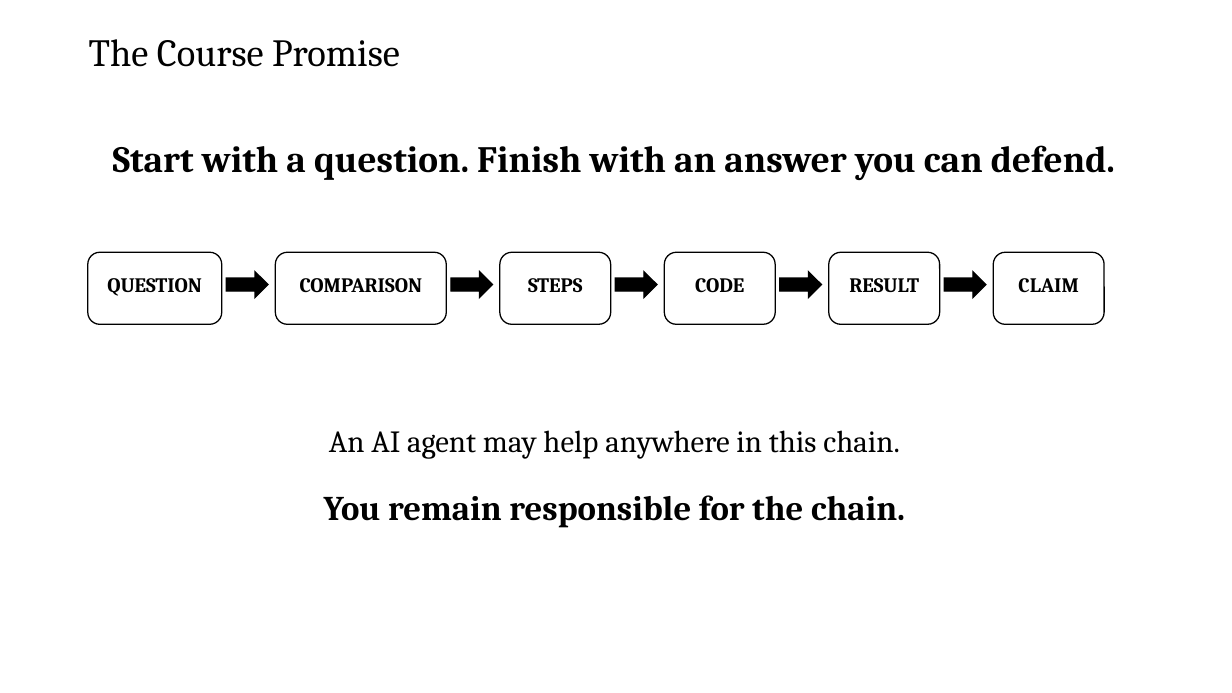
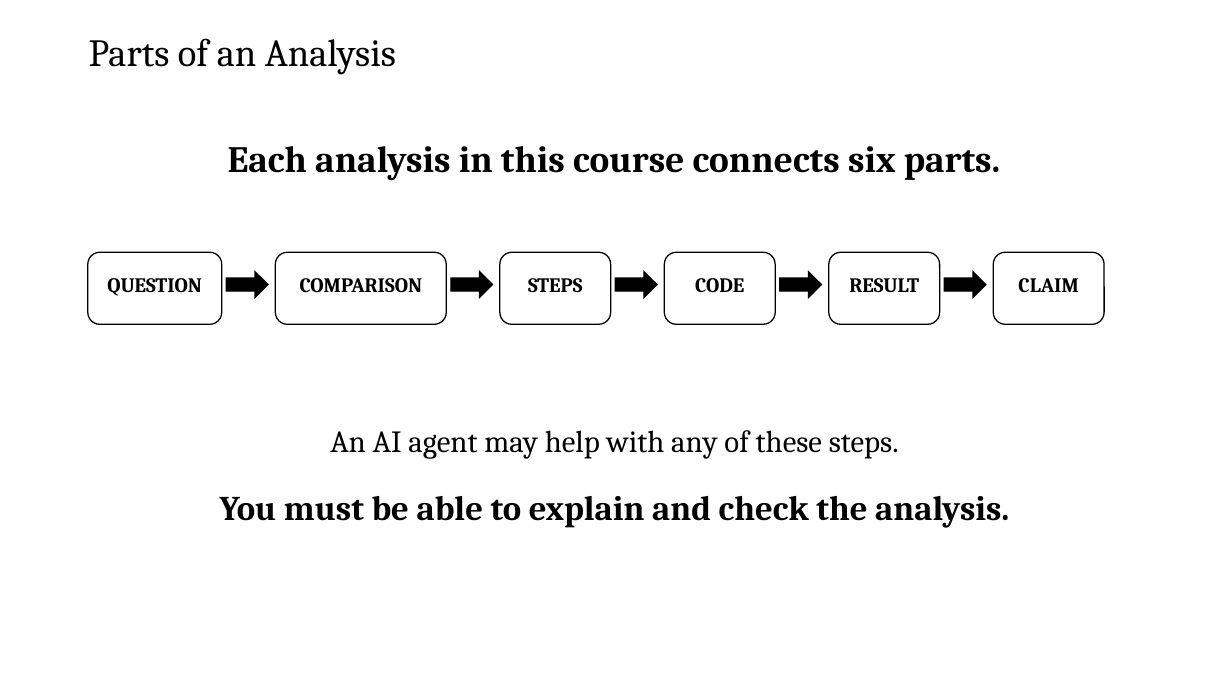
Before and after one commit to zjelveh/zjelveh.github.io, a slide deck: slide 4 of files/ccjs418e_fall2026/lecture_1.pptx. Drawn at 1232x693 pixels with LibreOffice and Linux fonts; fonts in the diff are those of the drawing. Boxes give left, top, right and bottom in pixels: in the first picture for what was removed or moved away, otherwise in the second. Text is boxed around its words. In the diff, an @@ line names an element or a change of style, - is before the commit and + after.

```diff
--- a/files/ccjs418e_fall2026/lecture_1.pptx
+++ b/files/ccjs418e_fall2026/lecture_1.pptx
@@ text at bbox=[89, 38, 396, 75]: text changed @@
-The Course Promise
+Parts of an Analysis
@@ text at bbox=[228, 146, 1000, 180]: text changed @@
-Start with a question. Finish with an answer you can defend.
+Each analysis in this course connects six parts.
@@ text at bbox=[330, 430, 899, 459]: text changed @@
-An AI agent may help anywhere in this chain.
+An AI agent may help with any of these steps.
@@ text at bbox=[220, 496, 1009, 528]: text changed @@
-You remain responsible for the chain.
+You must be able to explain and check the analysis.
```
Also in this commit, not shown: 14 other slides changed, 2 slides removed.
